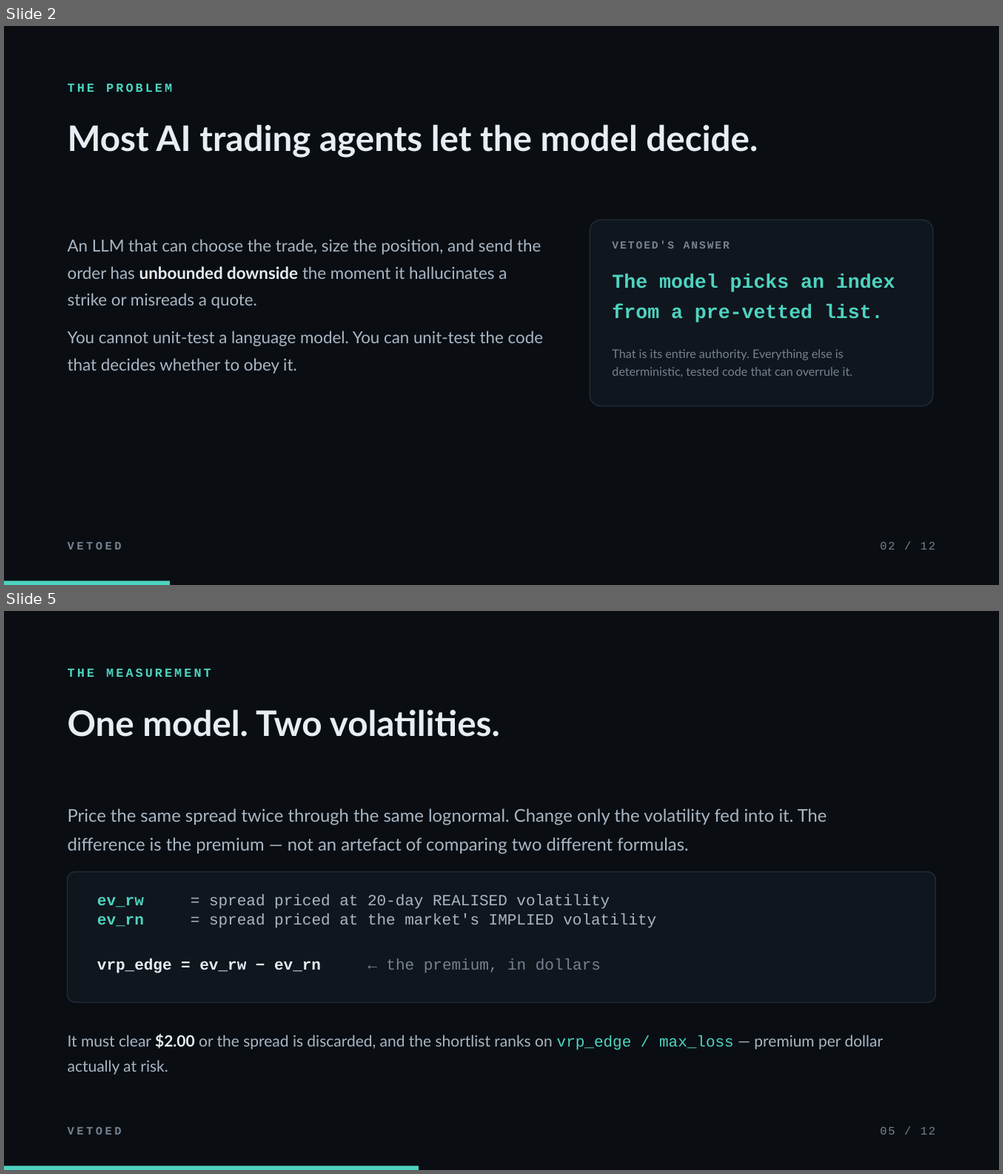
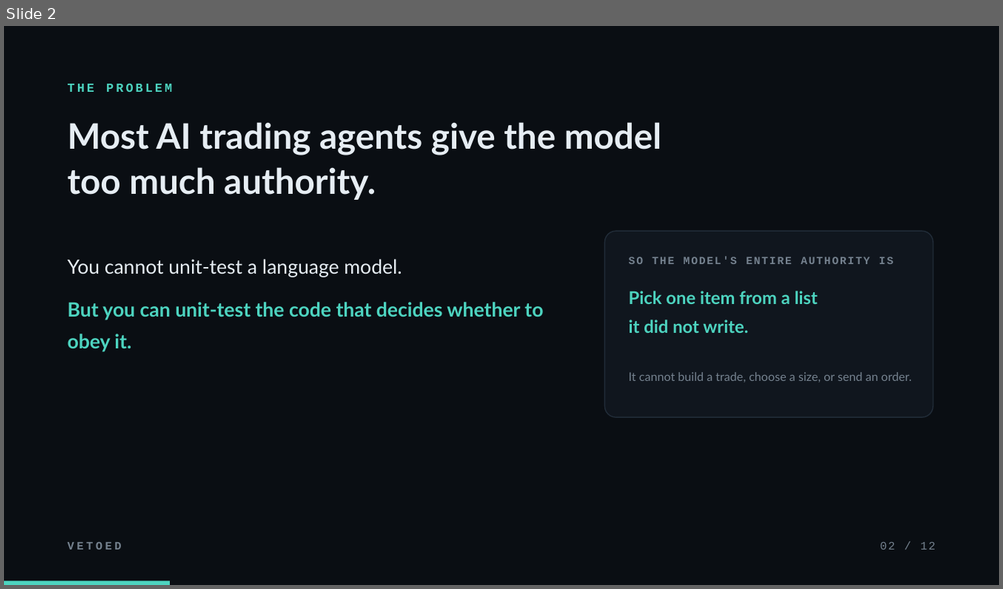
Before and after one commit to Chong1120/Vetoed, a slide deck: Vetoed-deck.pptx. Shown one above the other, each under a label of ours: slides 2 and 5 before the commit, slide 2 after it; the slides between them are not shown. The pictures are 1003x1174 and 1003x589 pixels, drawn with LibreOffice and Linux fonts; fonts in the diff are those of the drawing. Boxes give left, top, right and bottom in pixels: in the first picture for what was removed or moved away, otherwise in the second. Text is boxed around its words. In the diff, an @@ line names an element or a change of style, - is before the commit and + after.

```diff
--- a/Vetoed-deck.pptx
+++ b/Vetoed-deck.pptx
@@ slide 5 removed at <box>4,611,999,1170</box>, background #0A0E13 @@
@@ text removed at <box>68,669,211,677</box> @@
-THE MEASUREMENT
@@ text removed at <box>68,709,500,737</box> @@
-One model. Two volatilities.
@@ text removed at <box>68,809,827,854</box> @@
-Price the same spread twice through the same lognormal. Change only the volatility fed into it. The difference is the premium — not an artefact of comparing two different formulas.
@@ rounded rectangle removed at <box>68,872,935,1002</box> @@
@@ text removed at <box>97,894,656,974</box> @@
-ev_rw = spread priced at 20-day REALISED volatility
-ev_rn = spread priced at the market's IMPLIED volatility
-vrp_edge = ev_rw − ev_rn ← the premium, in dollars
@@ text removed at <box>68,1034,883,1075</box> @@
-It must clear $2.00 or the spread is discarded, and the shortlist ranks on vrp_edge / max_loss — premium per dollar actually at risk.
@@ text removed at <box>68,1128,122,1135</box> @@
-VETOED
@@ text removed at <box>879,1128,935,1135</box> @@
-05 / 12
@@ rectangle removed at <box>4,1167,419,1170</box> @@
@@ slide 2 changed as well @@
@@ text at <box>68,122,661,200</box>: text changed @@
-Most AI trading agents let the model decide.
+Most AI trading agents give the model
+too much authority.
@@ rounded rectangle: place and size @@
-rounded rectangle at <box>589,220,933,406</box>
+rounded rectangle at <box>605,231,933,417</box>
@@ text at <box>68,259,543,352</box>: text changed; size 16 to 19 pt; text colour #A9B6C3 to #4DD4C0; bold on @@
-An LLM that can choose the trade, size the position, and send the order has unbounded downside the moment it hallucinates a strike or misreads a quote.
-You cannot unit-test a language model. You can unit-test the code that decides whether to obey it.
+You cannot unit-test a language model.
+But you can unit-test the code that decides whether to obey it.
@@ text at <box>629,256,893,264</box>: text changed @@
-VETOED'S ANSWER
+SO THE MODEL'S ENTIRE AUTHORITY IS
@@ text at <box>629,291,817,333</box>: text changed; size 19 to 17 pt; font Courier New to Lato @@
-The model picks an index
-from a pre-vetted list.
+Pick one item from a list
+it did not write.
@@ text at <box>629,372,911,383</box>: text changed @@
-That is its entire authority. Everything else is deterministic, tested code that can overrule it.
+It cannot build a trade, choose a size, or send an order.
```
Also in this commit, not shown: 4 other slides changed, 7 slides added, 6 other slides removed, 5 other files.
